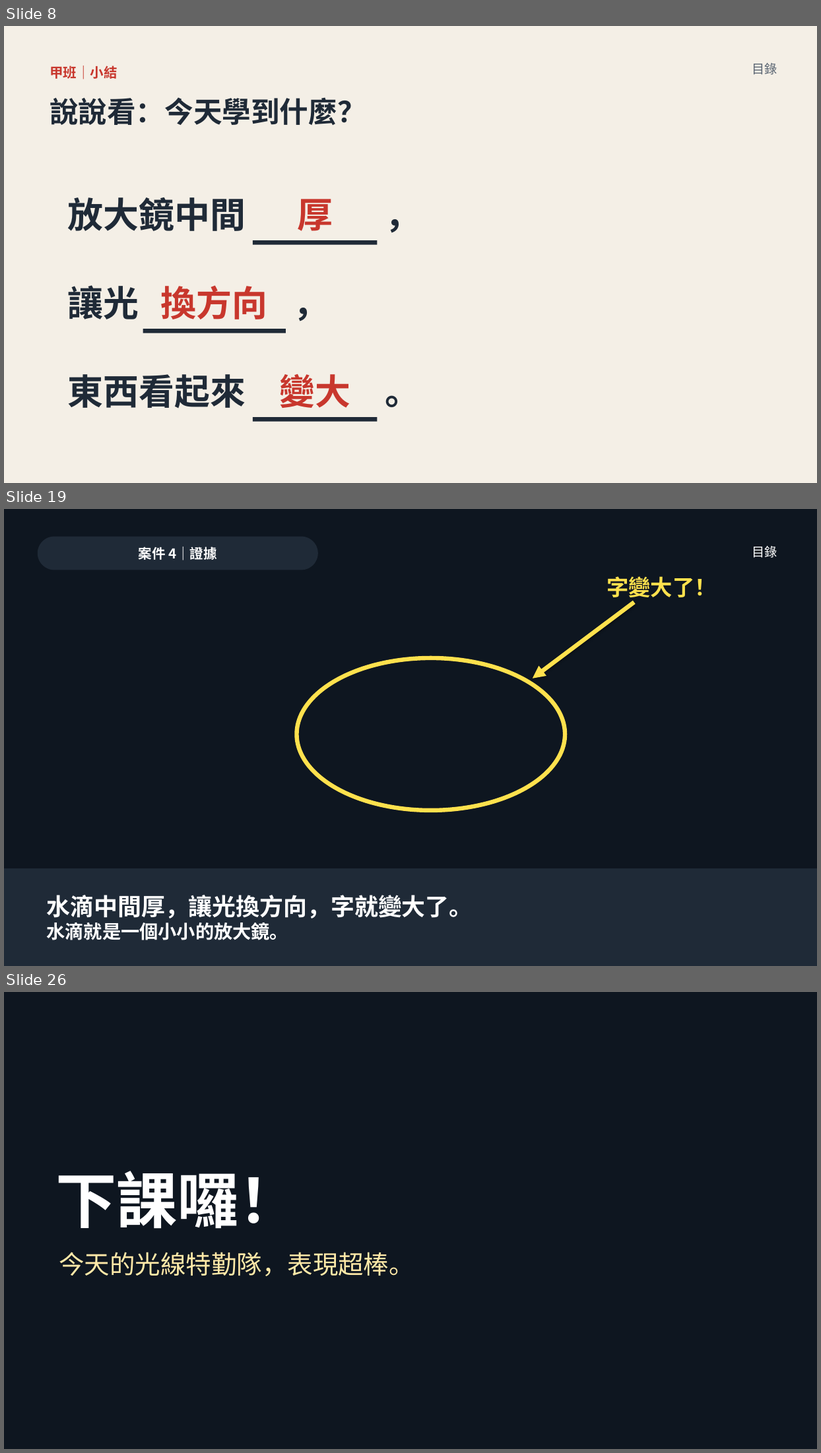
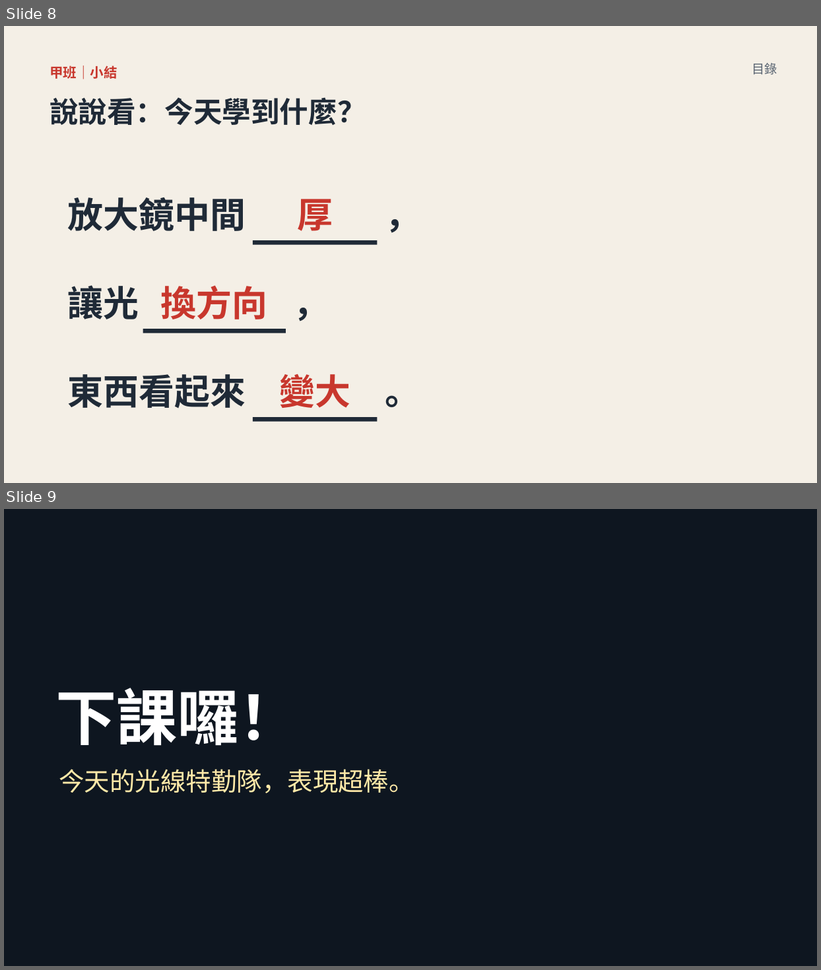
Before and after one commit to classtools1020/sports-results, a slide deck: f8f9fc3bd1/slides.pptx. Shown one above the other, each under a label of ours: slides 8, 19 and 26 before the commit, slides 8 and 9 after it; the slides between them are not shown. The pictures are 821x1453 and 821x970 pixels, drawn with LibreOffice and Linux fonts; fonts in the diff are those of the drawing; background and template pictures are left out; a plain dark background stands for a picture behind light text. Boxes give left, top, right and bottom in pixels: in the first picture for what was removed or moved away, otherwise in the second. Text is boxed around its words. In the diff, an @@ line names an element or a change of style, - is before the commit and + after.

```diff
--- a/f8f9fc3bd1/slides.pptx
+++ b/f8f9fc3bd1/slides.pptx
@@ slide 19 removed at (4,509,817,966), background picture (left out) @@
@@ rectangle removed at (4,509,817,966) @@
@@ rounded rectangle removed at (38,537,318,570) @@
-案件 4｜證據
@@ text removed at (752,546,777,558) @@
-目錄
@@ text removed at (607,576,717,601) @@
-字變大了！
@@ arrow removed from (634, 602) to (533, 679) @@
@@ ellipse removed at (297,658,565,811) @@
@@ rectangle removed at (4,869,817,966) @@
-水滴中間厚，讓光換方向，字就變大了。
-水滴就是一個小小的放大鏡。
@@ what was slide 26 is now slide 9 @@
```
Also in this commit, not shown: 4 slides changed, 16 other slides removed, 14 other files.
